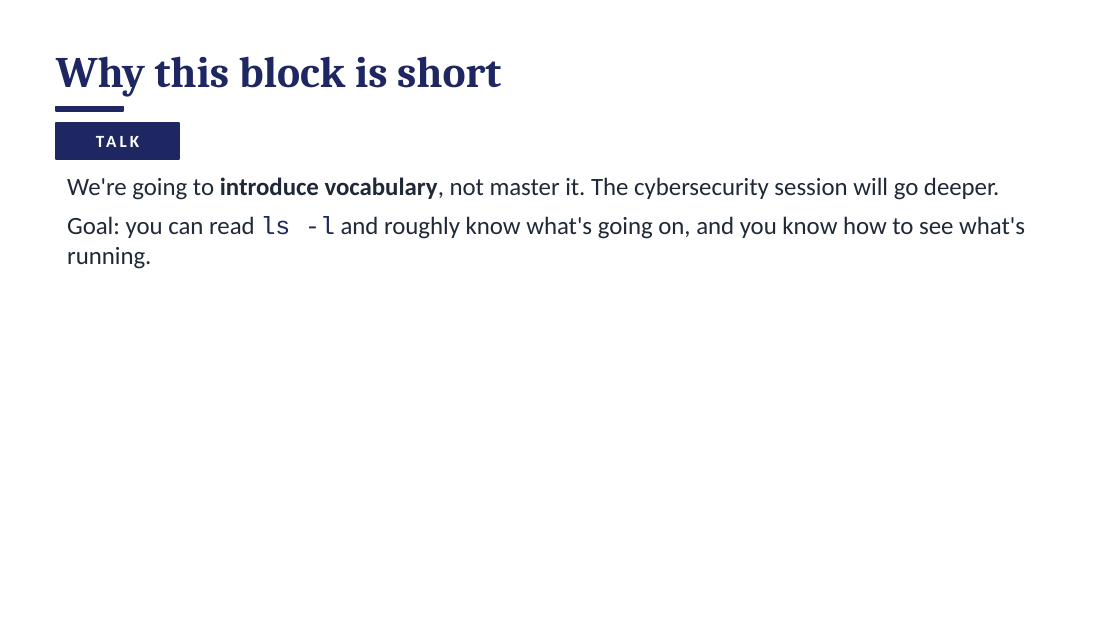
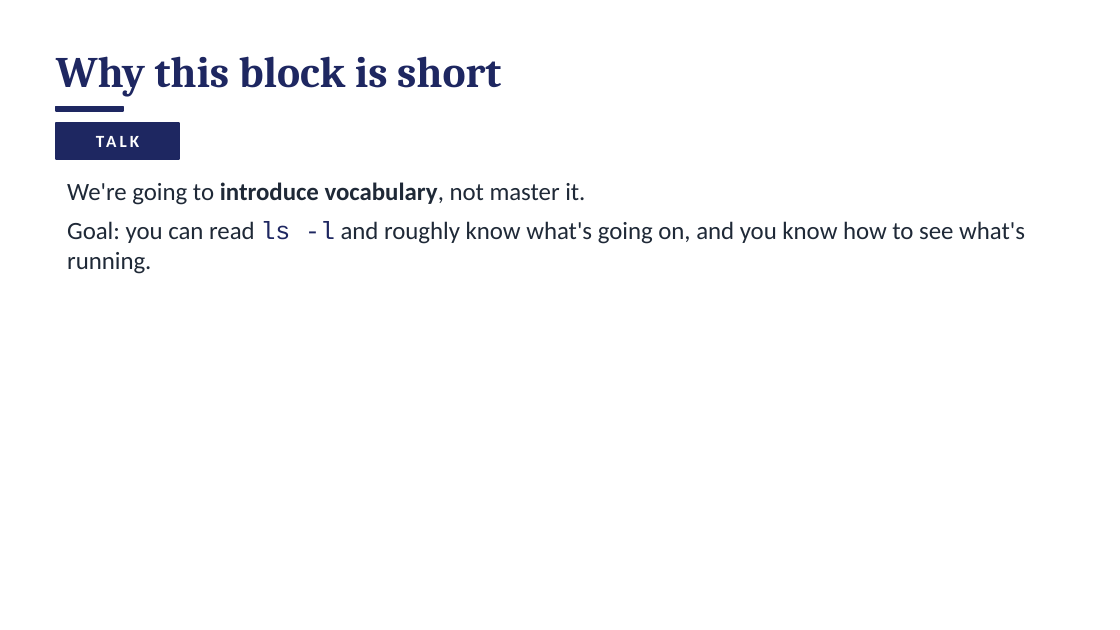
Before and after one commit to access-ci-org/Operations-STEP-2026, a slide deck: slide 70 of Linux_Terminal/DRAFT_workshop-linux-session1.pptx (slide 71 before the commit). Drawn at 1120x630 pixels with LibreOffice and Linux fonts; fonts in the diff are those of the drawing. Boxes give left, top, right and bottom in pixels: in the first picture for what was removed or moved away, otherwise in the second. Text is boxed around its words. In the diff, an @@ line names an element or a change of style, - is before the commit and + after.

```diff
--- a/Linux_Terminal/DRAFT_workshop-linux-session1.pptx
+++ b/Linux_Terminal/DRAFT_workshop-linux-session1.pptx
@@ text at (67,182,585,205): text changed @@
-■ We're going to introduce vocabulary, not master it. The cybersecurity session will go deeper.
+■ We're going to introduce vocabulary, not master it.
```
Also in this commit, not shown: 92 other slides changed, 1 slide added, 3 slides removed, 1 other file.
